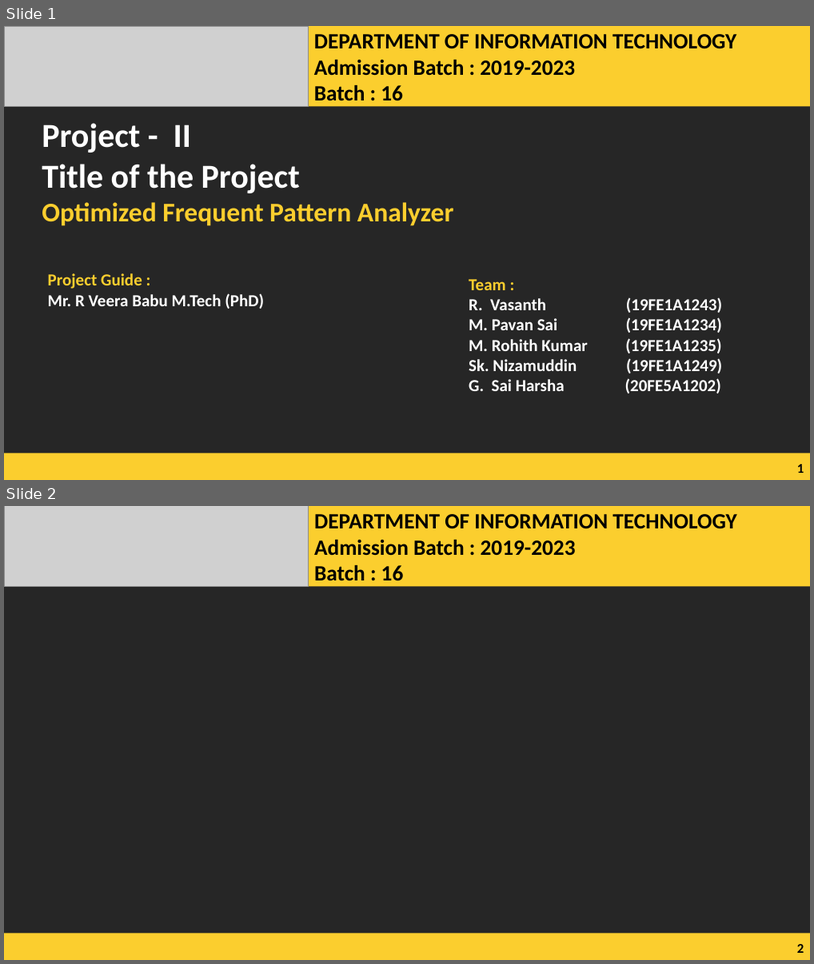
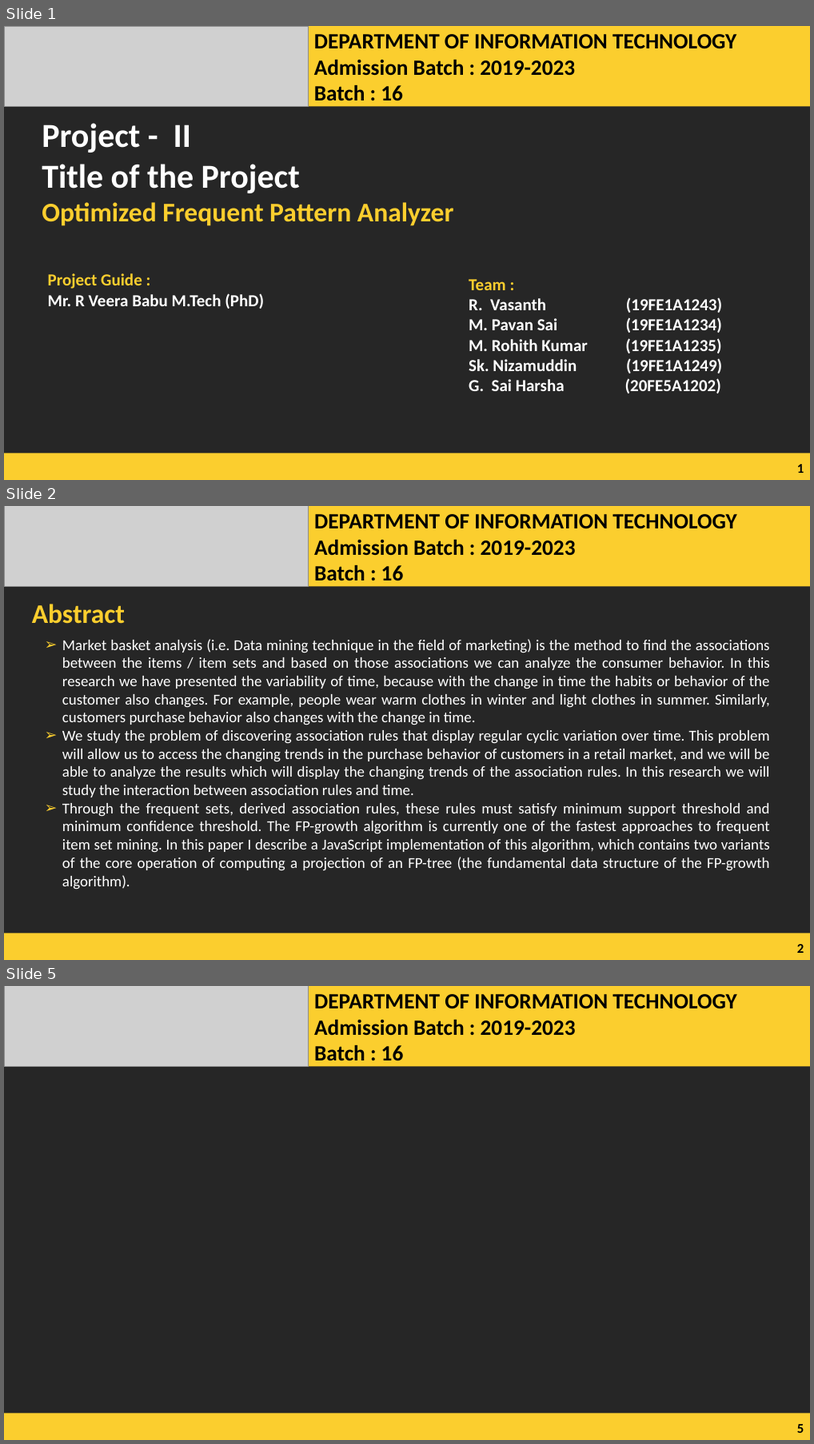
Before and after one commit to RAVIPATI-VASANTH/Optimized-Frequent-Pattern-Analyzer, a slide deck: Prensentaion and Prework/PR 2.pptx. Shown one above the other, each under a label of ours: slides 1 and 2 before the commit, slides 1, 2 and 5 after it; the slides between them are not shown. The pictures are 814x964 and 814x1444 pixels, drawn with LibreOffice and Linux fonts; fonts in the diff are those of the drawing; grey boxes stand for pictures. Boxes give left, top, right and bottom in pixels: in the first picture for what was removed or moved away, otherwise in the second. Text is boxed around its words. In the diff, an @@ line names an element or a change of style, - is before the commit and + after.

```diff
--- a/Prensentaion and Prework/PR 2.pptx
+++ b/Prensentaion and Prework/PR 2.pptx
@@ slide 2 added at (4,506,810,960), background #262626 @@
@@ picture added at (4,506,308,587) @@
@@ rectangle added at (308,506,810,587), fill #FBCE2E @@
@@ text added at (314,514,737,581), 26 pt, text #000000, bold @@
+DEPARTMENT OF INFORMATION TECHNOLOGY
+Admission Batch : 2019-2023
+Batch : 16
@@ text added at (32,604,125,624), 32 pt, text #FBCE2E, bold @@
+Abstract
@@ text added at (62,639,770,889), 18 pt, text #FFFFFF @@
+➢ Market basket analysis (i.e. Data mining technique in the field of marketing) is the method to find the associations between the items / item sets and based on those associations we can analyze the consumer behavior. In this research we have presented the variability of time, because with the change in time the habits or behavior of the customer also changes. For example, people wear warm clothes in winter and light clothes in summer. Similarly, customers purchase behavior also changes with the change in time.
+➢ We study the problem of discovering association rules that display regular cyclic variation over time. This problem will allow us to access the changing trends in the purchase behavior of customers in a retail market, and we will be able to analyze the results which will display the changing trends of the association rules. In this research we will study the interaction between association rules and time.
+➢ Through the frequent sets, derived association rules, these rules must satisfy minimum support threshold and minimum confidence threshold. The FP-growth algorithm is currently one of the fastest approaches to frequent item set mining. In this paper I describe a JavaScript implementation of this algorithm, which contains two variants of the core operation of computing a projection of an FP-tree (the fundamental data structure of the FP-growth algorithm).
@@ rectangle added at (4,933,810,960), fill #FBCE2E @@
@@ page number added at (798,944,804,952), 16 pt, text #000000, bold @@
+2
@@ what was slide 2 is now slide 5 @@
@@ page number at (798,1424,804,1432): text changed @@
-2
+5
```
Also in this commit, not shown: 4 other slides added, 11 other files.
